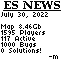
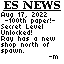
The second 64x64 image is a revision of the first. Changes to its layers:
renamed "July 30, 2022 ..." to "Aug 17, 2022 ...", painted on it over [1, 12, 55, 54]
